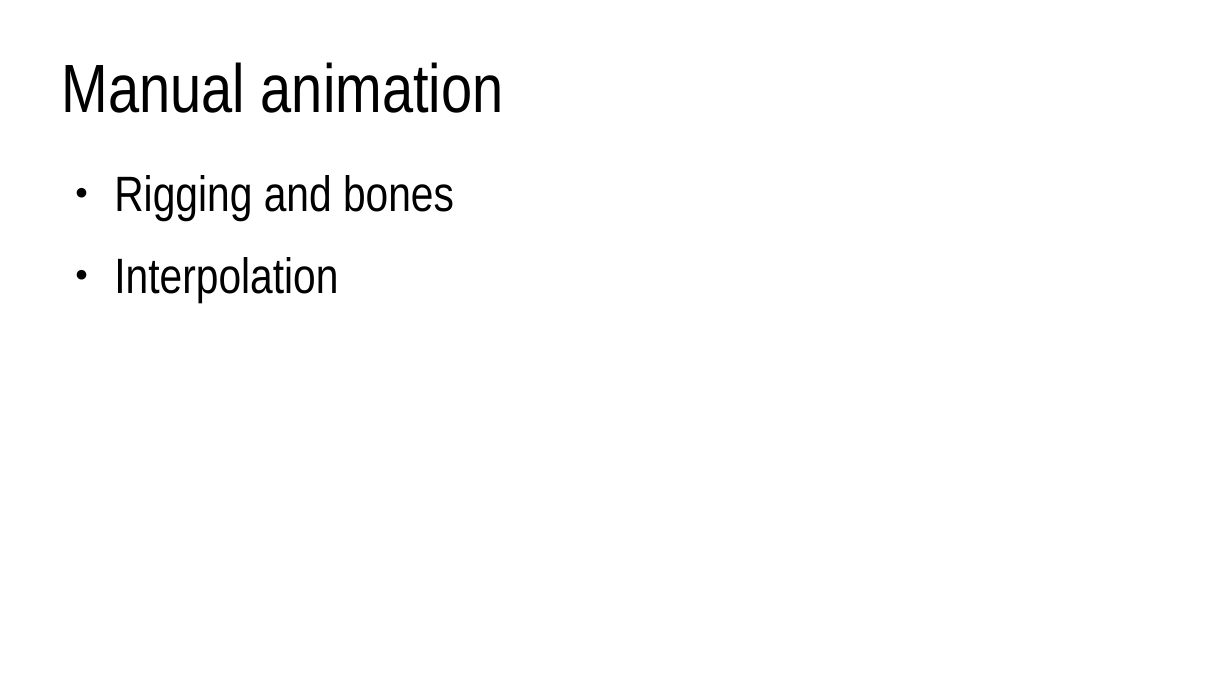
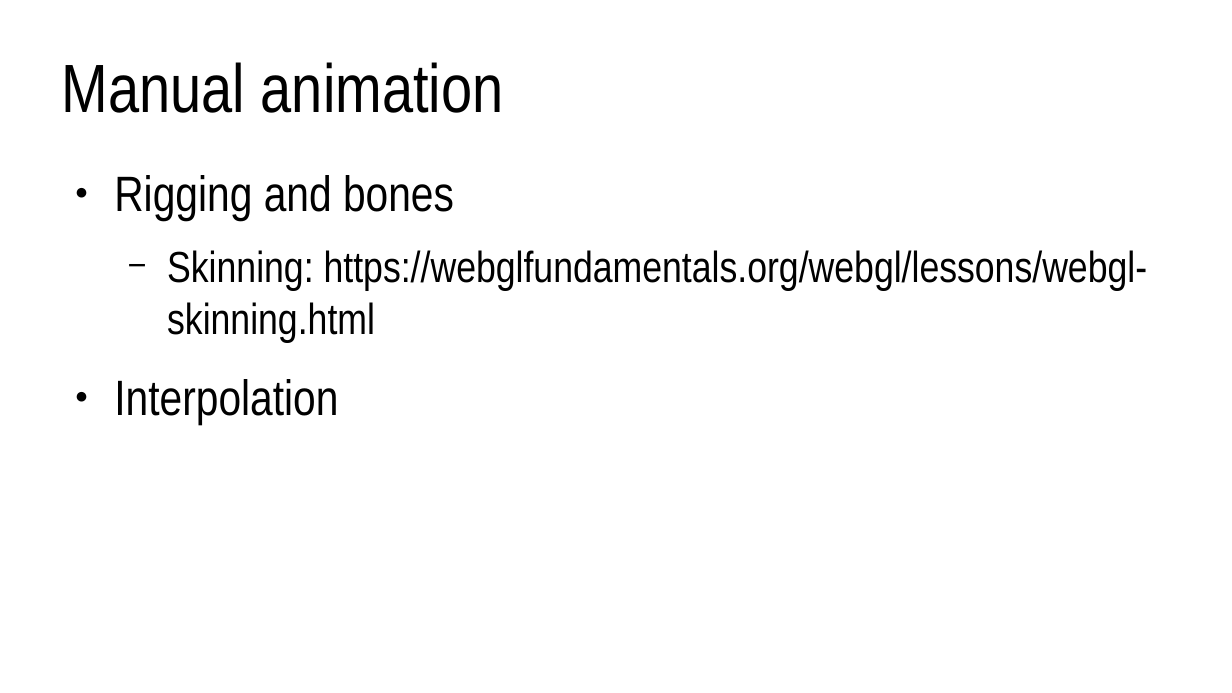
Before and after one commit to lorentzo/IntroductionToComputerGraphics, a slide deck: slide 4 of lectures/6_more_3D_scene/animation.odp. Drawn at 1232x693 pixels with LibreOffice and Linux fonts; fonts in the diff are those of the drawing. Boxes give left, top, right and bottom in pixels: in the first picture for what was removed or moved away, otherwise in the second. Text is boxed around its words. In the diff, an @@ line names an element or a change of style, - is before the commit and + after.

```diff
--- a/lectures/6_more_3D_scene/animation.odp
+++ b/lectures/6_more_3D_scene/animation.odp
@@ text at (167,250,1148,343): paragraph added @@
+  − Skinning: https://webglfundamentals.org/webgl/lessons/webgl-skinning.html
```
Also in this commit, not shown: 4 other files.
